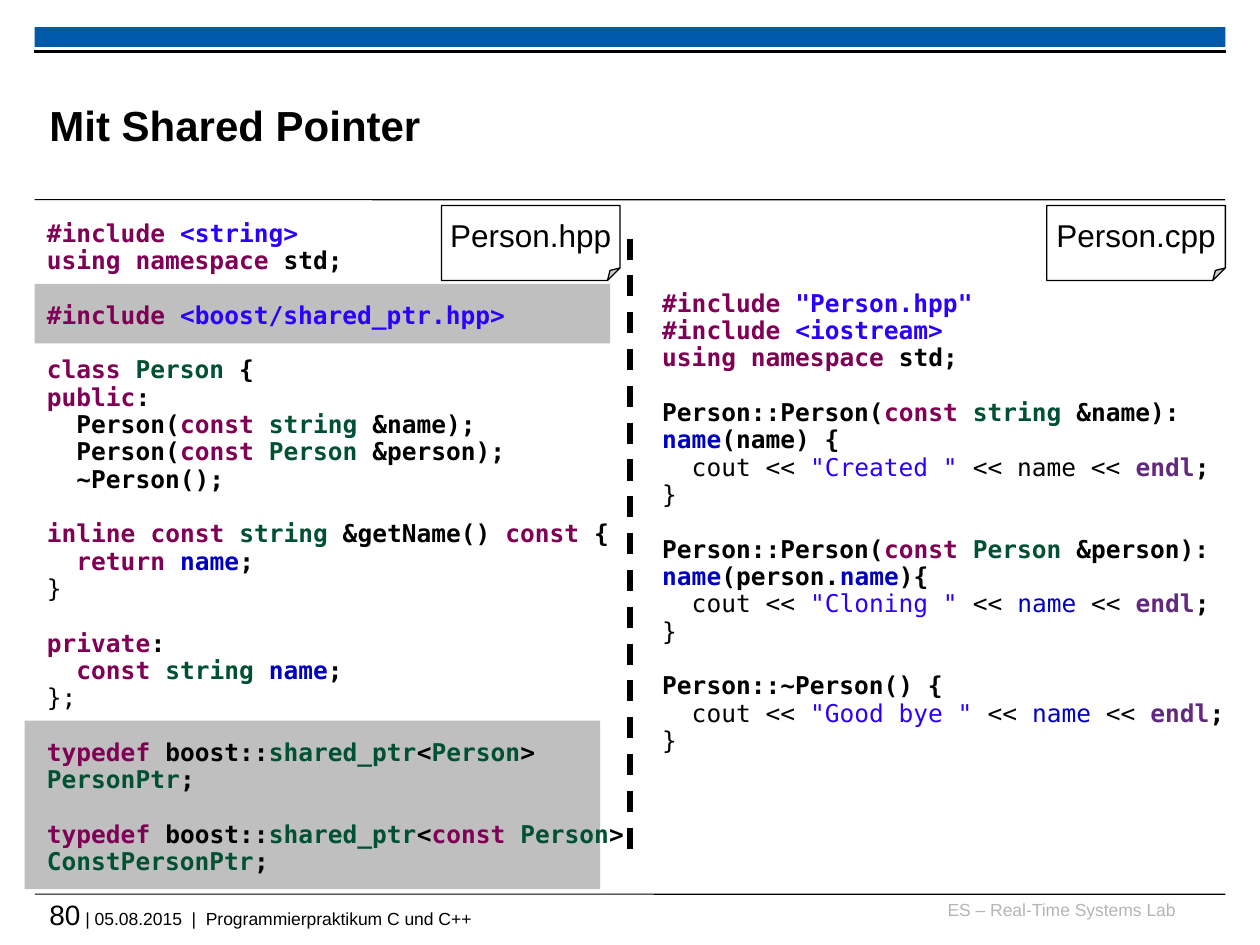
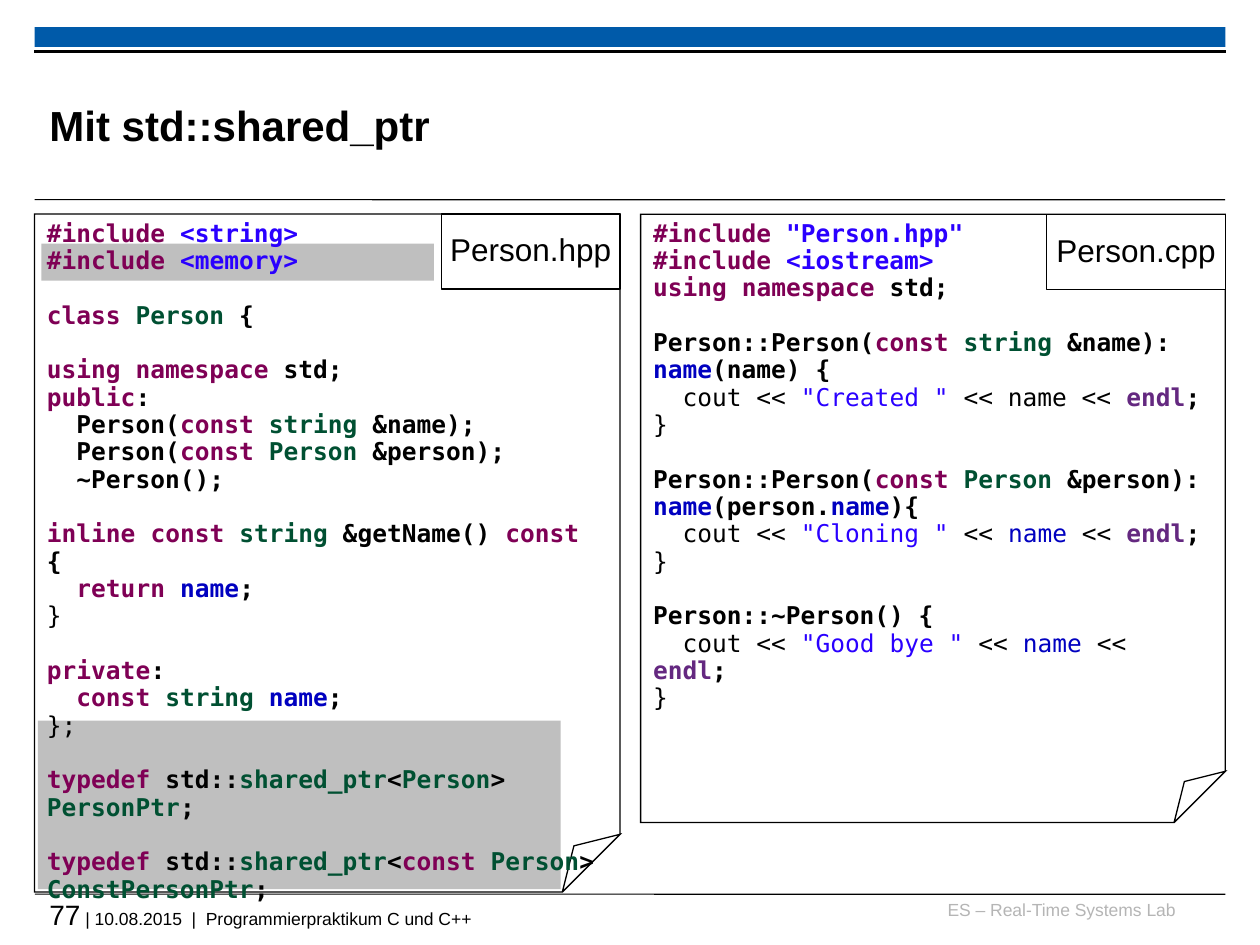
Before and after one commit to h82k/tud-cppp, a slide deck: slide 77 of vorlesung/cppp_lecture.pptx (slide 80 before the commit). Drawn at 1260x945 pixels with LibreOffice and Linux fonts; fonts in the diff are those of the drawing; background and template pictures are left out. Boxes give left, top, right and bottom in pixels: in the first picture for what was removed or moved away, otherwise in the second. Text is boxed around its words. In the diff, an @@ line names an element or a change of style, - is before the commit and + after.

```diff
--- a/vorlesung/cppp_lecture.pptx
+++ b/vorlesung/cppp_lecture.pptx
@@ title at [49, 110, 430, 150]: text changed @@
-Mit Shared Pointer
+Mit std::shared_ptr
@@ folded corner "#include <string>" at [34, 214, 620, 892]: outline none to #000000 0.75 pt @@
@@ folded corner "#include <string>": place and size @@
-folded corner "#include <string>" at [47, 222, 623, 874]
+folded corner "#include <string>" at [34, 214, 620, 892]
@@ rectangle "Person.hpp": place and size @@
-rectangle "Person.hpp" at [441, 205, 620, 281]
+rectangle "Person.hpp" at [441, 214, 620, 290]
@@ rectangle "Person.hpp" at [441, 214, 620, 290]: folded corner to rectangle @@
@@ line removed from (630, 238) to (630, 859) @@
@@ folded corner "#include "Person.hpp"": place and size @@
-folded corner "#include "Person.hpp"" at [662, 292, 1224, 727]
+folded corner "#include "Person.hpp"" at [640, 214, 1225, 823]
@@ folded corner "#include "Person.hpp"" at [640, 214, 1225, 823]: outline none to #000000 0.75 pt @@
@@ rectangle "Person.cpp": place and size @@
-rectangle "Person.cpp" at [1047, 205, 1226, 281]
+rectangle "Person.cpp" at [1047, 214, 1226, 290]
@@ rectangle "Person.cpp" at [1047, 214, 1226, 290]: folded corner to rectangle @@
@@ rectangle: place and size @@
-rectangle at [34, 284, 610, 343]
+rectangle at [42, 243, 433, 280]
@@ text in folded corner at [47, 249, 298, 325]: paragraphs added @@
+#include <memory>
+class Person {
@@ text in folded corner at [47, 304, 505, 379]: paragraphs removed @@
-#include <boost/shared_ptr.hpp>
-class Person {
@@ rectangle: place and size @@
-rectangle at [25, 721, 601, 890]
+rectangle at [38, 721, 561, 890]
@@ text in folded corner at [47, 769, 505, 794]: text changed @@
-typedef boost::shared_ptr<Person>
+typedef std::shared_ptr<Person>
@@ text in folded corner at [47, 850, 594, 876]: text changed @@
-typedef boost::shared_ptr<const Person>
+typedef std::shared_ptr<const Person>
@@ text at [49, 905, 471, 929]: text changed @@
-80 | 05.08.2015 | Programmierpraktikum C und C++
+77 | 10.08.2015 | Programmierpraktikum C und C++
```
Also in this commit, not shown: 70 other slides changed, 1 slide added, 1 slide removed, 1 other file.
